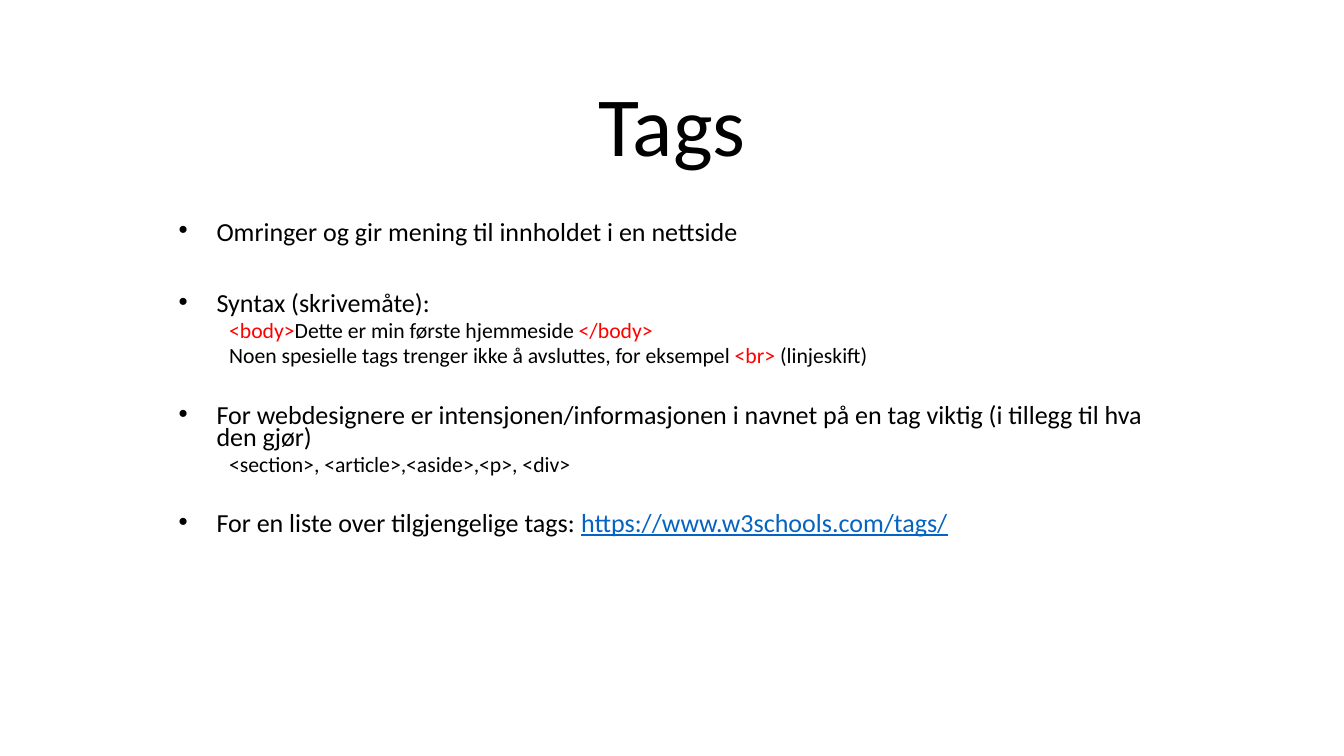
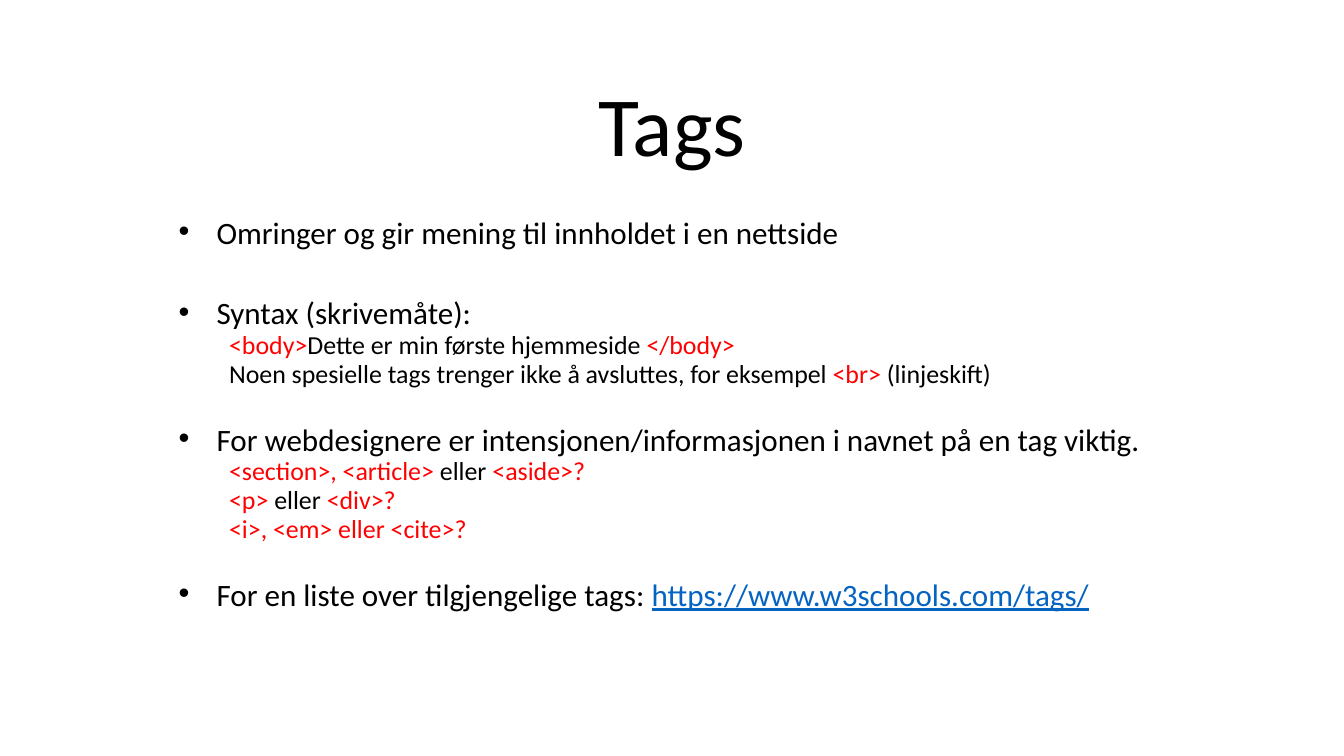
Before and after one commit to ravimanikarnika/ravimanikarnika.github.io, a slide deck: slide 1 of Uke 35/Htmlintro.pptx. Drawn at 1344x756 pixels with LibreOffice and Linux fonts; fonts in the diff are those of the drawing. Boxes give left, top, right and bottom in pixels: in the first picture for what was removed or moved away, otherwise in the second. Text is boxed around its words. In the diff, an @@ line names an element or a change of style, - is before the commit and + after.

```diff
--- a/Uke 35/Htmlintro.pptx
+++ b/Uke 35/Htmlintro.pptx
@@ subtitle at [217, 222, 1089, 612]: size 18.6 to 22.2 pt in "Omringer og gir mening til innholdet i ...", "Syntax (skrivemåte):", "For en liste over tilgjengelige tags: https://www.w3schools. ..."; size 15.5 to 18.5 pt in "<body>Dette er min første hjemmeside </body>", "Noen spesielle tags trenger ikke å avsluttes, ..." @@
@@ subtitle at [217, 429, 1139, 541]: text changed; size 18.6 to 18.5 pt @@
-• For webdesignere er intensjonen/informasjonen i navnet på en tag viktig (i tillegg til hva den gjør)
-  <section>, <article>,<aside>,<p>, <div>
+• For webdesignere er intensjonen/informasjonen i navnet på en tag viktig.
+  <section>, <article> eller <aside>?
+  <p> eller <div>?
+  <i>, <em> eller <cite>?
```
Also in this commit, not shown: 3 other slides changed.
